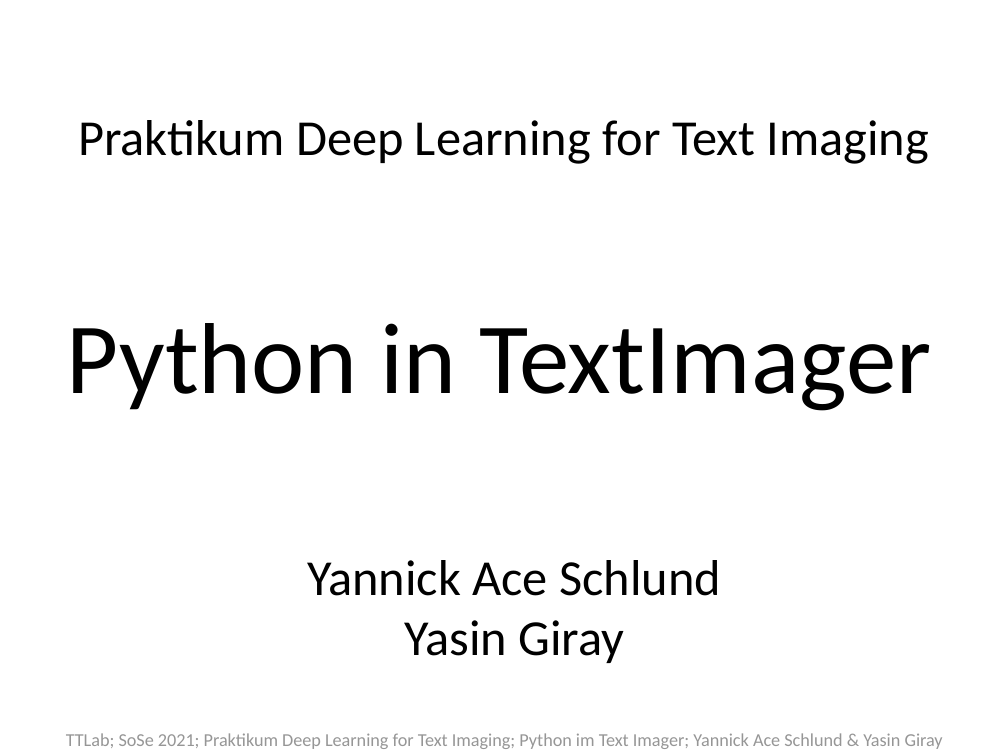
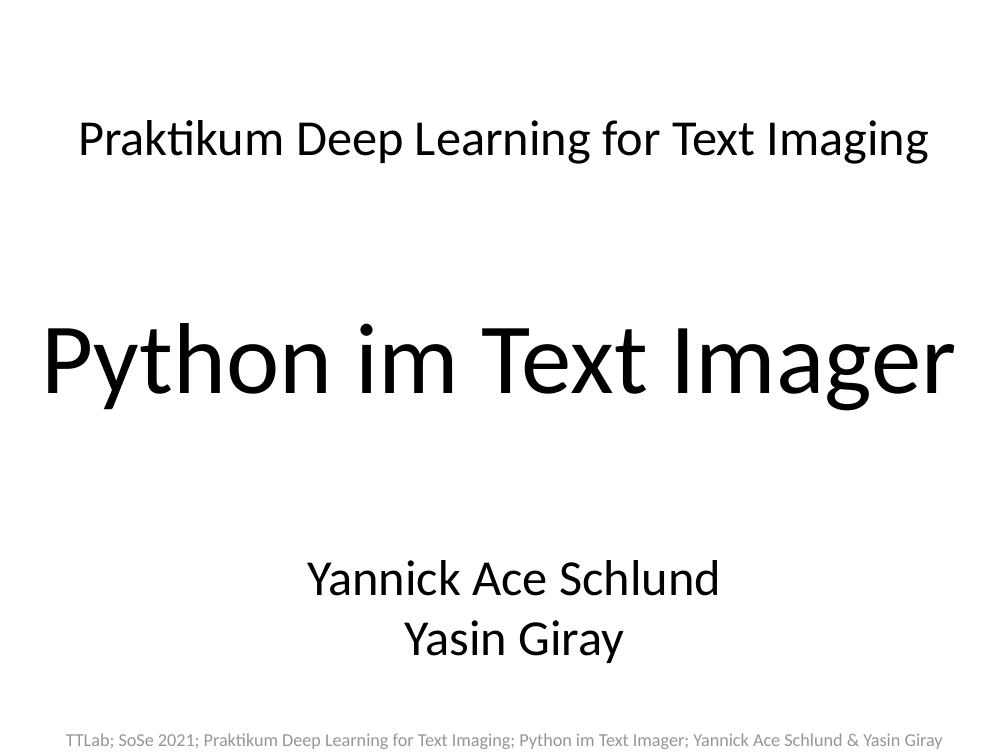
Before and after one commit to texttechnologylab/textimager-uima, a slide deck: slide 1 of Tex Docu/Präsi/Textimager PP.pptx. Drawn at 1008x756 pixels with LibreOffice and Linux fonts; fonts in the diff are those of the drawing. Boxes give left, top, right and bottom in pixels: in the first picture for what was removed or moved away, otherwise in the second. Text is boxed around its words. In the diff, an @@ line names an element or a change of style, - is before the commit and + after.

```diff
--- a/Tex Docu/Präsi/Textimager PP.pptx
+++ b/Tex Docu/Präsi/Textimager PP.pptx
@@ text at box(41, 323, 957, 411): text changed @@
-Python in TextImager
+Python im Text Imager
```
Also in this commit, not shown: 7 other slides changed, 7 slides added, 1 slide removed.
